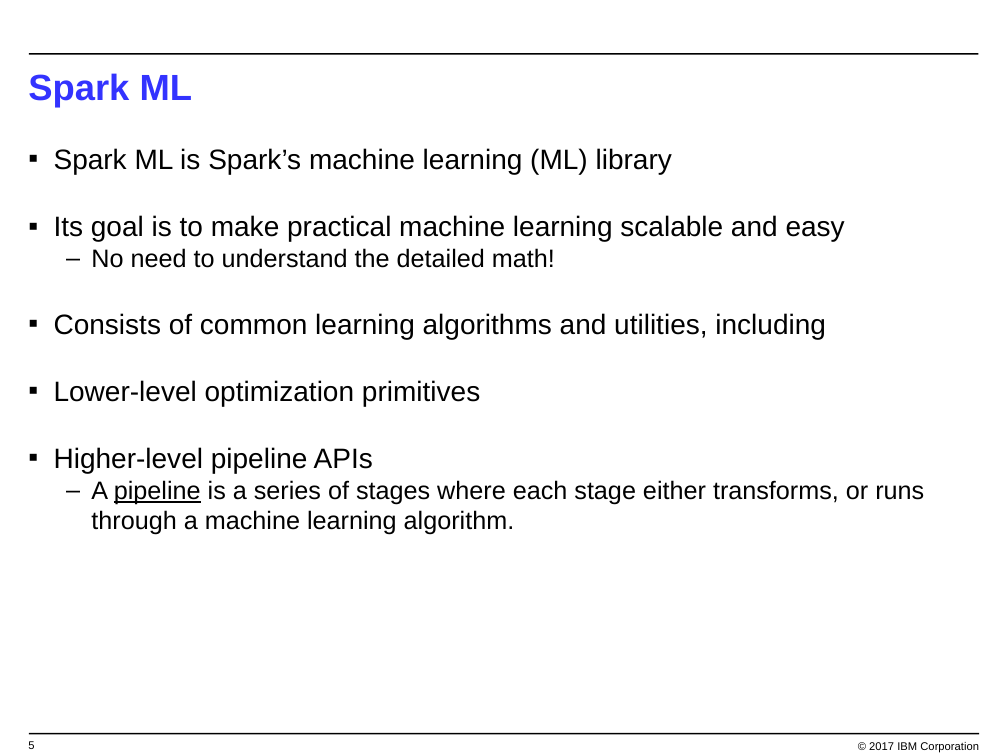
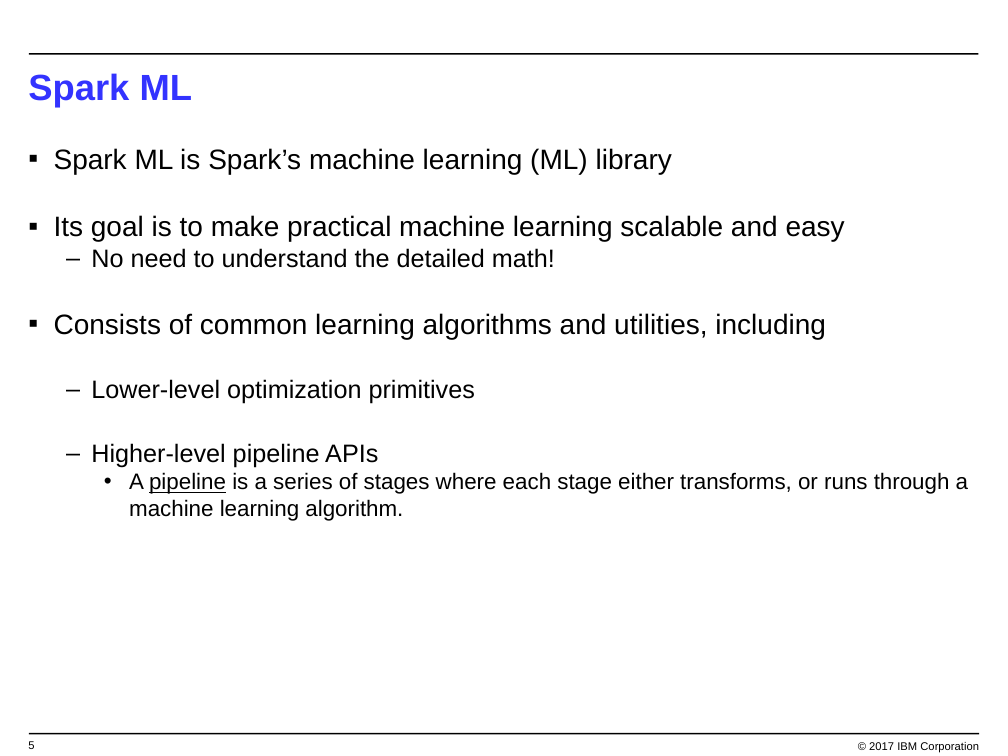
Before and after one commit to Davin-IBM/Proof-of-Technology, a slide deck: slide 5 of DSX/Lab-2/Lab2-MachineLearning.pptx. Drawn at 1008x756 pixels with LibreOffice and Linux fonts; fonts in the diff are those of the drawing; background and template pictures are left out. Boxes give left, top, right and bottom in pixels: in the first picture for what was removed or moved away, otherwise in the second. Text is boxed around its words. In the diff, an @@ line names an element or a change of style, - is before the commit and + after.

```diff
--- a/DSX/Lab-2/Lab2-MachineLearning.pptx
+++ b/DSX/Lab-2/Lab2-MachineLearning.pptx
@@ text at <box>91,379,968,521</box>: size 20 to 18 pt in "Lower-level optimization primitives", "Higher-level pipeline APIs"; size 18 to 16 pt in "A pipeline is a series of stages ..."; bullet ▪ to –; list level 1 to 2 in "Lower-level optimization primitives"; list level 1 to 2 in "Higher-level pipeline APIs"; bullet – to •; list level 2 to 3 in "A pipeline is a series ..." @@
```
Also in this commit, not shown: 1 other slide changed, 1 slide added.
